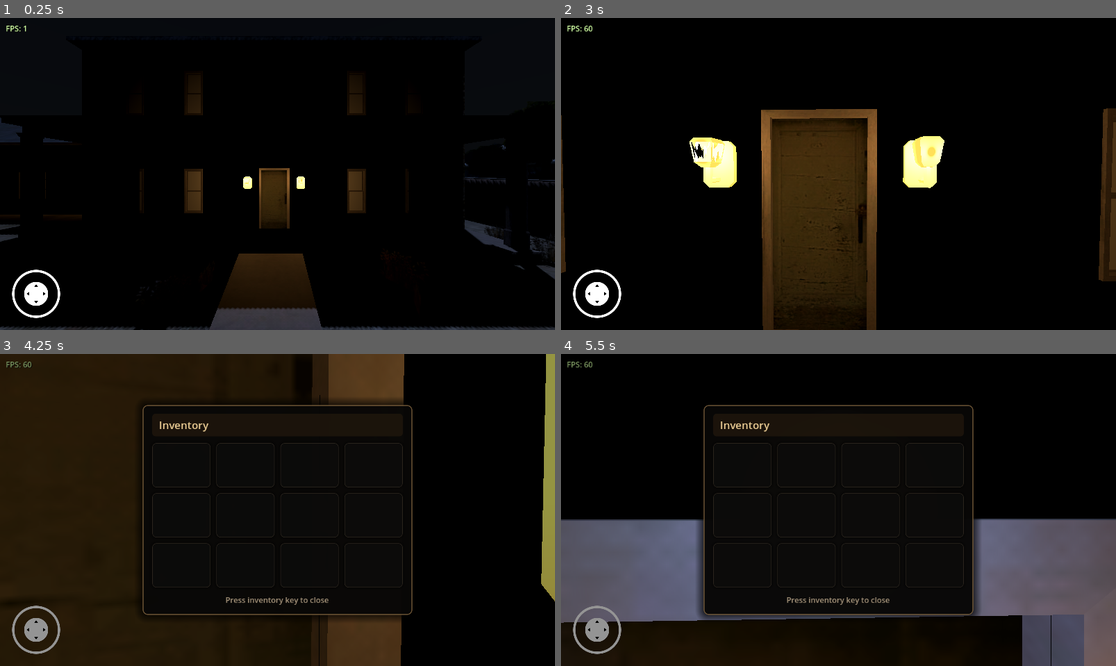
Above: before the commit, frames 1-4 (two rows, left to right).
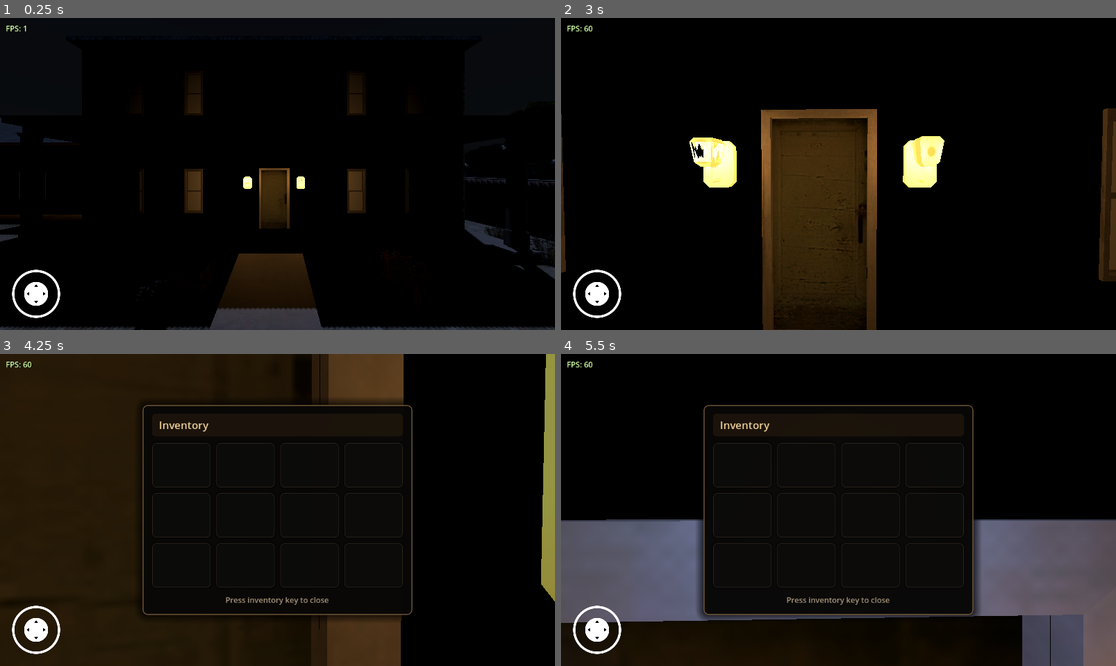
Above: after the commit, the same moments.

Repository: yassine-mathlouthi/3d-horror-game
Game: Godot game, scene res://scenes/world.tscn
Two runs of this game, one before a commit and one after it. Both use one fixed random seed, a clock stepped at 60 frames per second and the inputs below. A sky picture missing from this copy of the repository is replaced by a grey-blue gradient.
Inputs (mouse positions are in pixels of both pictures, inside the frame that each line leads up to):
- Up to frame 1 (0.25 s): no input
- Up to frame 2 (3 s): tap Enter (ui_accept) at 0.5, 0.77, 1.52 s; move the mouse to (866, 174) at 0.52 s; hold W (forward) from 0.53 s (still down); tap F (flash) at 0.6, 2.85 s; move the mouse to (810, 174) at 1.27 s; tap E (interact) at 1.35 s; move the mouse to (849, 167) at 2.02 s; hold Shift (run) 2.03-2.78 s; move the mouse to (832, 180) at 2.77 s
- Up to frame 3 (4.25 s): keep holding W (forward); tap Enter (ui_accept) at 3.02, 3.77 s; move the mouse to (316, 513) at 3.52 s; tap E (interact) at 3.6 s; tap Tab (Inventory) at 4.15 s
- Up to frame 4 (5.5 s): keep holding W (forward); move the mouse to (794, 506) at 4.27 s; tap Shift (run) at 4.35 s; tap Enter (ui_accept) at 4.52 s; move the mouse to (844, 510) at 5.02 s; tap F (flash) at 5.1 s

The runs differ from the first frame. In frame 1, less than 0.1% of the frame differs, in the area x 85-86%, y 68-69%; in frame 2, less than 0.1%; in frame 3, 0.6%; in frame 4, 0.8%, in the area x 0-100%, y 2-100%.

Commit message:
remove floor + restructure

Diff:
--- a/scenes/world.tscn
+++ b/scenes/world.tscn
@@ -1,7 +1,6 @@
-[gd_scene load_steps=14 format=3 uid="uid://ddwjxf64t3pca"]
+[gd_scene load_steps=10 format=3 uid="uid://ddwjxf64t3pca"]
 
 [ext_resource type="Texture2D" uid="uid://pr2go6uq60pl" path="res://assets/sky/mud_road_puresky_4k.exr" id="1_71j4m"]
-[ext_resource type="Texture2D" uid="uid://dupkice01xnrn" path="res://assets/cgshare-book-ground-floor-001.jpg" id="1_k0juu"]
 [ext_resource type="PackedScene" uid="uid://bxtj03lwijts6" path="res://scenes/player.tscn" id="5_71j4m"]
 [ext_resource type="PackedScene" uid="uid://du3r3t22vlk2s" path="res://scenes/key.tscn" id="6_i7141"]
 [ext_resource type="PackedScene" uid="uid://ca3fpngi8vwlk" path="res://scenes/touch_controllers.tscn" id="6_qfnet"]
@@ -28,17 +27,6 @@
 fog_density = 0.0065
 fog_sky_affect = 0.38
 
-[sub_resource type="StandardMaterial3D" id="StandardMaterial3D_e3hyu"]
-albedo_texture = ExtResource("1_k0juu")
-roughness = 0.72
-uv1_triplanar = true
-
-[sub_resource type="BoxMesh" id="BoxMesh_floor"]
-size = Vector3(500, 1, 500)
-
-[sub_resource type="BoxShape3D" id="BoxShape3D_floor"]
-size = Vector3(500, 1, 500)
-
 [node name="world" type="Node3D"]
 
 [node name="Environment" type="Node3D" parent="."]
@@ -57,31 +45,25 @@
 [node name="map" type="Node3D" parent="."]
 transform = Transform3D(1, 0, 0, 0, 1, 0, 0, 0, 1, 0, -93.71003, 0)
 
-[node name="floor" type="MeshInstance3D" parent="map"]
-transform = Transform3D(1, 0, 0, 0, 1, 0, 0, 0, 1, -7.572571, -0.47882593, 4.029602)
-material_override = SubResource("StandardMaterial3D_e3hyu")
-mesh = SubResource("BoxMesh_floor")
-
-[node name="FloorCollision" type="StaticBody3D" parent="map/floor"]
-
-[node name="CollisionShape3D" type="CollisionShape3D" parent="map/floor/FloorCollision"]
-shape = SubResource("BoxShape3D_floor")
+[node name="Abandoned_House" parent="map" instance=ExtResource("7_i7141")]
+transform = Transform3D(1, 0, 0, 0, 1, 0, 0, 0, 1, 42.090534, 95.737045, 96.78203)
 
 [node name="Player" parent="." instance=ExtResource("5_71j4m")]
 transform = Transform3D(1, 0, 0, 0, 1, 0, 0, 0, 1, 13.730128, 2.5242803, -13.752009)
 
-[node name="Control" type="Control" parent="."]
+[node name="Items" type="Node3D" parent="."]
+
+[node name="Key_living_room" parent="Items" instance=ExtResource("6_i7141")]
+transform = Transform3D(0.1, 0, 0, 0, 0.1, 0, 0, 0, 0.1, 9.85646, 2.7454152, -25.00177)
+
+[node name="Features" type="Node3D" parent="."]
+
+[node name="Inventory" parent="Features" instance=ExtResource("7_4mrxx")]
+
+[node name="Control" type="Control" parent="Features"]
 layout_mode = 3
 anchors_preset = 0
 offset_right = 40.0
 offset_bottom = 40.0
 
-[node name="TouchControllers" parent="Control" instance=ExtResource("6_qfnet")]
-
-[node name="Abandoned_House" parent="." instance=ExtResource("7_i7141")]
-transform = Transform3D(1, 0, 0, 0, 1, 0, 0, 0, 1, 42.090534, 2.0270119, 96.78203)
-
-[node name="Key" parent="." instance=ExtResource("6_i7141")]
-transform = Transform3D(0.1, 0, 0, 0, 0.1, 0, 0, 0, 0.1, 9.85646, 2.7454152, -25.00177)
-
-[node name="ItemList" parent="." instance=ExtResource("7_4mrxx")]
+[node name="TouchControllers" parent="Features/Control" instance=ExtResource("6_qfnet")]
